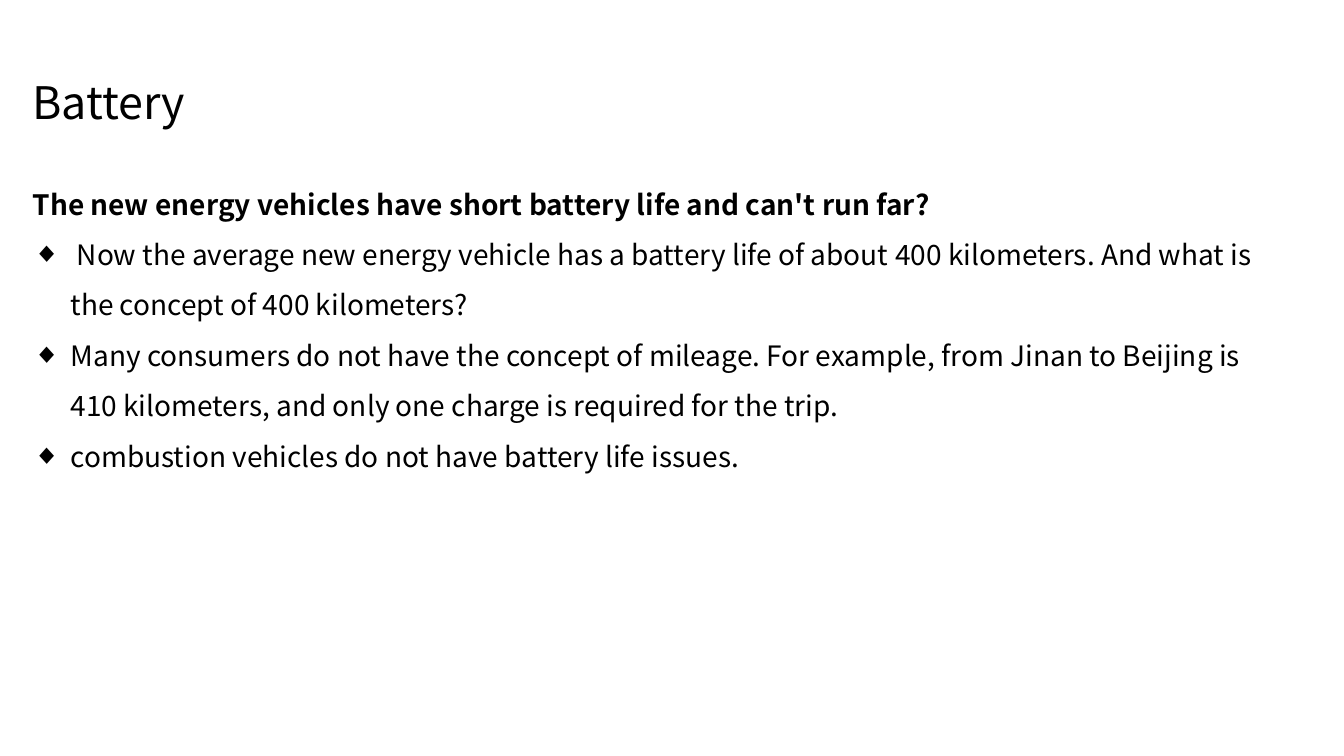
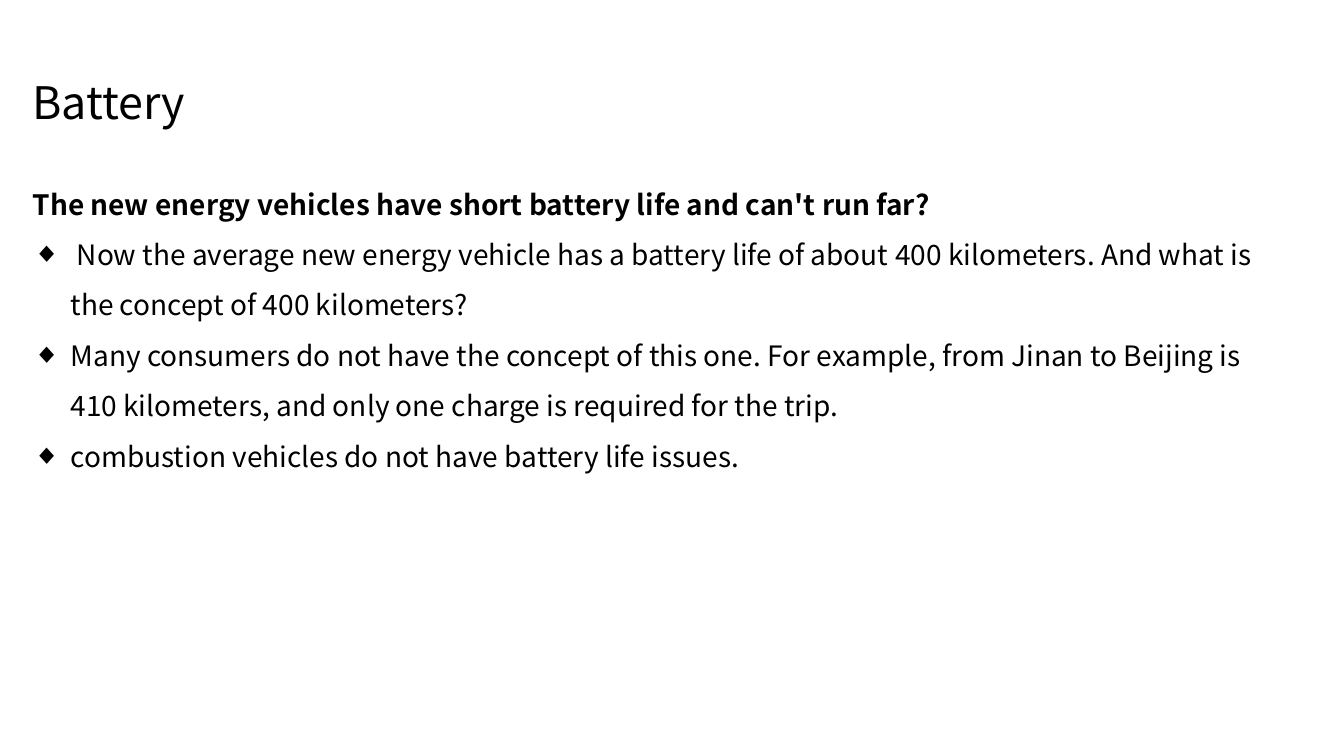
Before and after one commit to pengfeinie/pengfeinie.github.io, a slide deck: slide 4 of files/newenergyvehicles.pptx (slide 3 before the commit). Drawn at 1344x756 pixels with LibreOffice and Linux fonts; fonts in the diff are those of the drawing. Boxes give left, top, right and bottom in pixels: in the first picture for what was removed or moved away, otherwise in the second. Text is boxed around its words. In the diff, an @@ line names an element or a change of style, - is before the commit and + after.

```diff
--- a/files/newenergyvehicles.pptx
+++ b/files/newenergyvehicles.pptx
@@ text at (x1=71, y1=343, x2=1241, y2=423): text changed @@
-◆ Many consumers do not have the concept of mileage. For example, from Jinan to Beijing is 410 kilometers, and only one charge is required for the trip.
+◆ Many consumers do not have the concept of this one. For example, from Jinan to Beijing is 410 kilometers, and only one charge is required for the trip.
```
Also in this commit, not shown: 4 other slides changed, 1 slide added.
